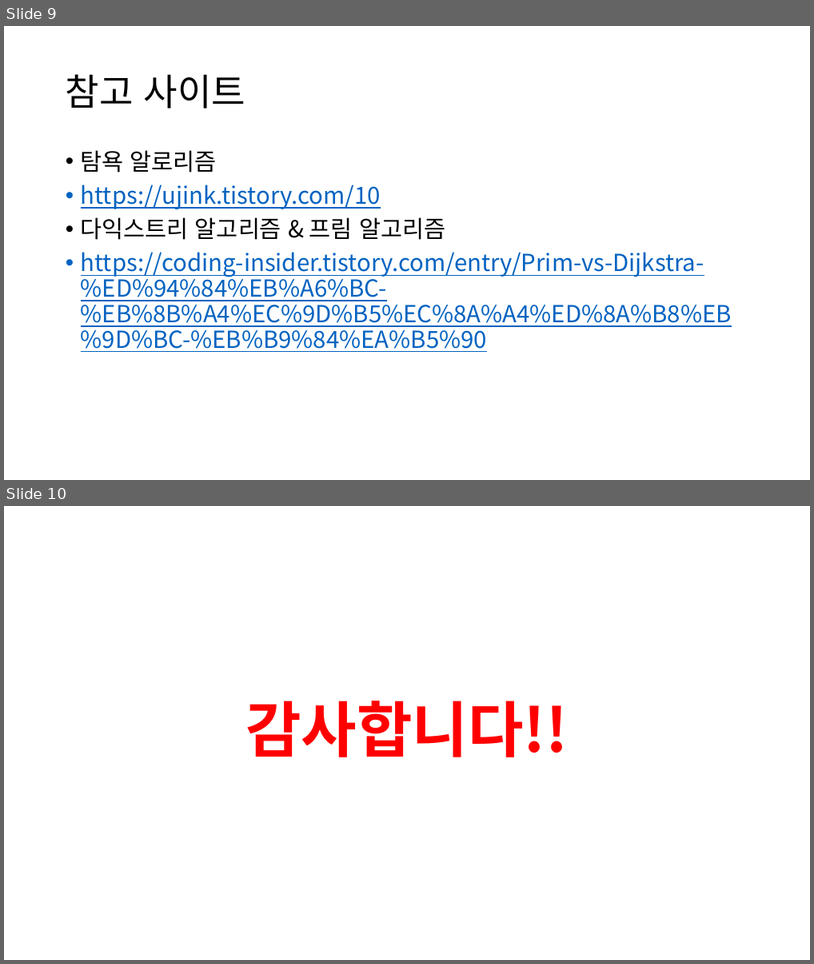
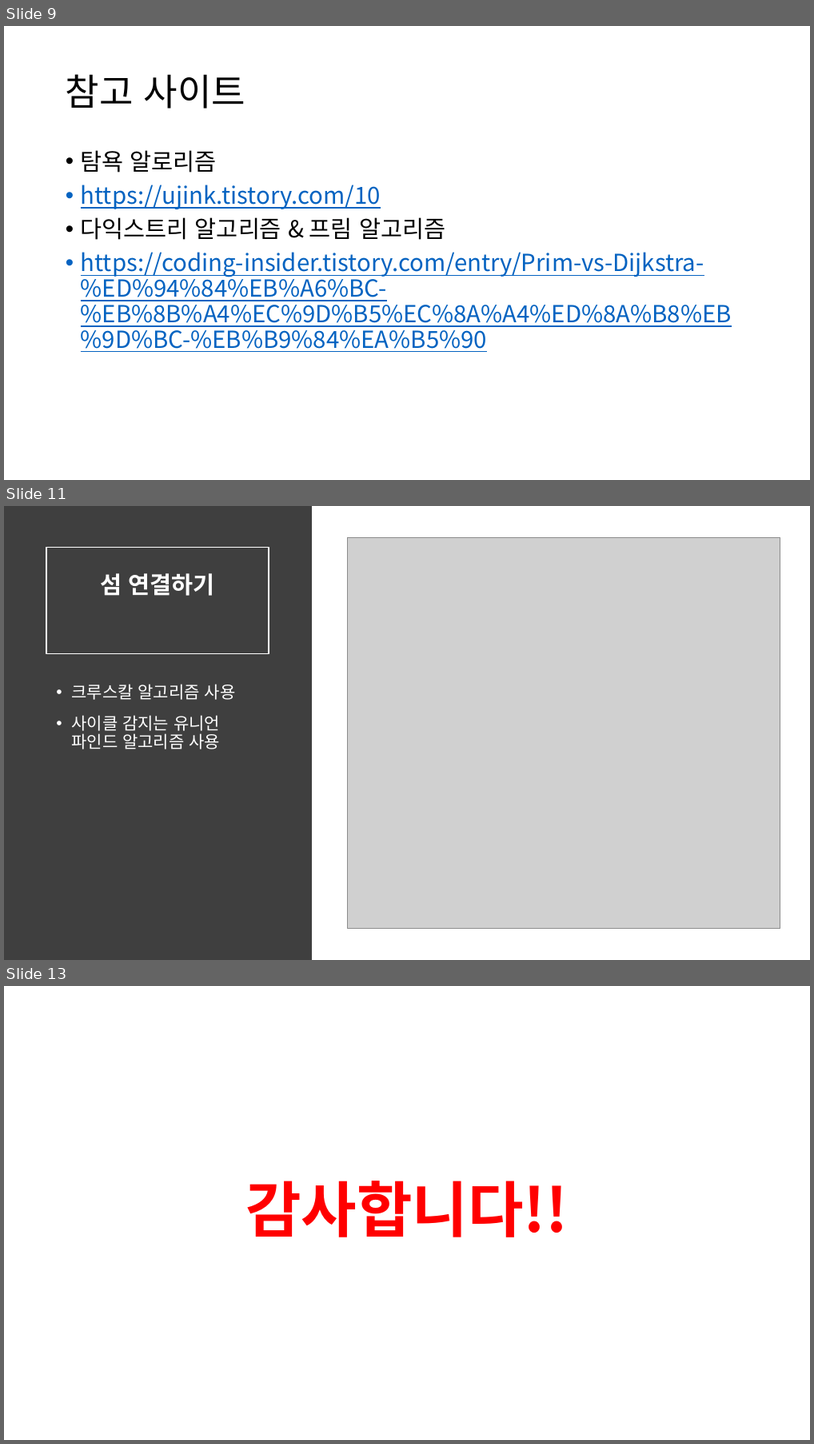
Before and after one commit to Smart-IoT-Lab/study-for-algorithm, a slide deck: minky/10주차/그리디발표.pptx. Shown one above the other, each under a label of ours: slides 9 and 10 before the commit, slides 9, 11 and 13 after it; the slides between them are not shown. The pictures are 814x964 and 814x1444 pixels, drawn with LibreOffice and Linux fonts; fonts in the diff are those of the drawing; grey boxes stand for pictures; background and template pictures are left out. Boxes give left, top, right and bottom in pixels: in the first picture for what was removed or moved away, otherwise in the second. Text is boxed around its words. In the diff, an @@ line names an element or a change of style, - is before the commit and + after.

```diff
--- a/minky/10주차/그리디발표.pptx
+++ b/minky/10주차/그리디발표.pptx
@@ slide 11 added at (4,506,810,960), background #FFFFFF @@
@@ rectangle added at (4,506,312,960), fill #3F3F3F @@
@@ title added at (46,547,269,654), outline #FFFFFF 1.5 pt, 28 pt, text #FFFFFF, bold @@
+섬 연결하기
@@ picture added at (348,537,780,928) @@
@@ text added at (71,684,236,749), 20 pt, text #FFFFFF @@
+• 크루스칼 알고리즘 사용
+• 사이클 감지는 유니언 파인드 알고리즘 사용
@@ what was slide 10 is now slide 13 @@
```
Also in this commit, not shown: 2 other slides added.
